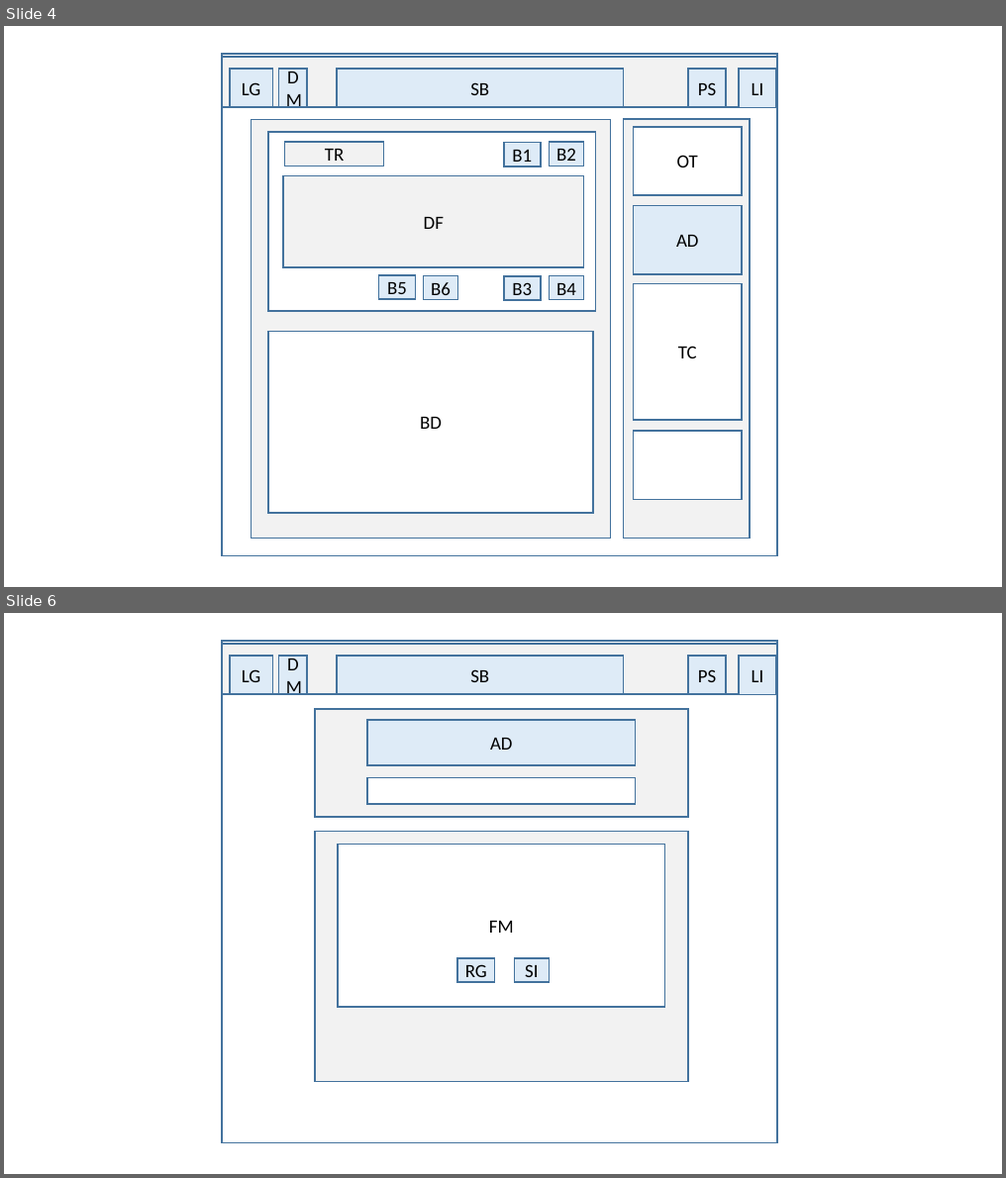
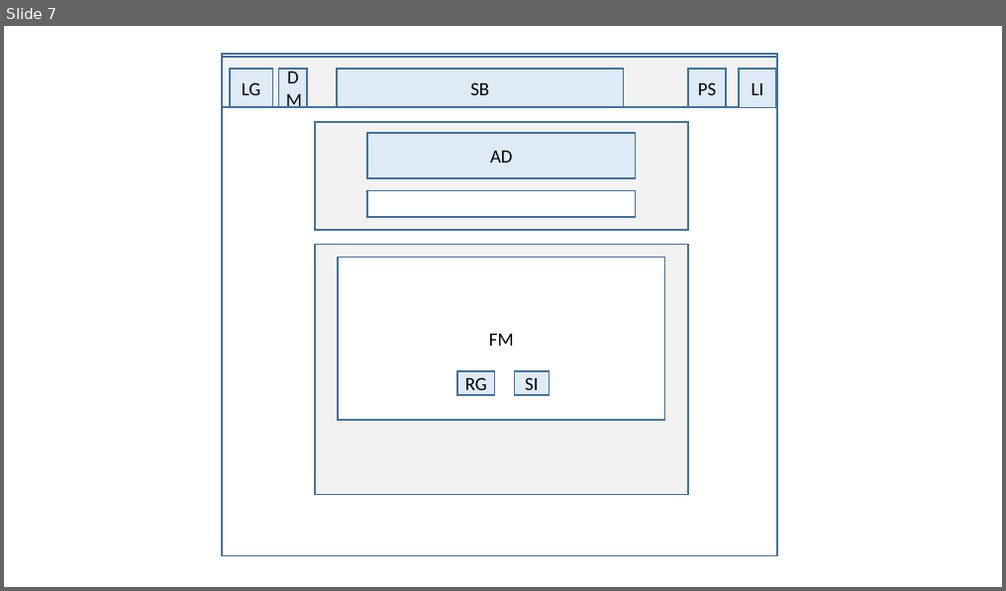
Before and after one commit to ThrownDice/UB, a slide deck: doc/layout(specification_in_slideNote).pptx. Shown one above the other, each under a label of ours: slides 4 and 6 before the commit, slide 7 after it; the slides between them are not shown. The pictures are 1006x1178 and 1006x591 pixels, drawn with LibreOffice and Linux fonts; fonts in the diff are those of the drawing. Boxes give left, top, right and bottom in pixels: in the first picture for what was removed or moved away, otherwise in the second. Text is boxed around its words. In the diff, an @@ line names an element or a change of style, - is before the commit and + after.

```diff
--- a/doc/layout(specification_in_slideNote).pptx
+++ b/doc/layout(specification_in_slideNote).pptx
@@ slide 4 removed at (x1=4, y1=26, x2=1002, y2=587), background #FFFFFF @@
@@ rectangle removed at (x1=222, y1=54, x2=777, y2=556) @@
@@ rectangle removed at (x1=222, y1=57, x2=777, y2=107) @@
@@ rectangle removed at (x1=230, y1=69, x2=272, y2=107) @@
-LG
@@ rectangle removed at (x1=279, y1=69, x2=307, y2=107) @@
-DM
@@ rectangle removed at (x1=338, y1=69, x2=624, y2=107) @@
-SB
@@ rectangle removed at (x1=688, y1=69, x2=727, y2=107) @@
-PS
@@ rectangle removed at (x1=739, y1=69, x2=776, y2=107) @@
-LI
@@ rectangle removed at (x1=252, y1=120, x2=611, y2=539) @@
@@ rectangle removed at (x1=268, y1=132, x2=595, y2=311) @@
@@ rectangle removed at (x1=285, y1=142, x2=383, y2=166) @@
-TR
@@ rectangle removed at (x1=504, y1=143, x2=541, y2=167) @@
-B1
@@ rectangle removed at (x1=549, y1=142, x2=583, y2=166) @@
-B2
@@ rectangle removed at (x1=623, y1=119, x2=749, y2=539) @@
@@ rectangle removed at (x1=633, y1=127, x2=742, y2=195) @@
-OT
@@ rectangle removed at (x1=283, y1=175, x2=583, y2=268) @@
-DF
@@ rectangle removed at (x1=633, y1=205, x2=742, y2=274) @@
-AD
@@ rectangle removed at (x1=378, y1=275, x2=415, y2=299) @@
-B5
@@ rectangle removed at (x1=423, y1=276, x2=457, y2=300) @@
-B6
@@ rectangle removed at (x1=504, y1=276, x2=541, y2=300) @@
-B3
@@ rectangle removed at (x1=549, y1=276, x2=583, y2=300) @@
-B4
@@ rectangle removed at (x1=633, y1=284, x2=742, y2=420) @@
-TC
@@ rectangle removed at (x1=268, y1=332, x2=593, y2=513) @@
-BD
@@ rectangle removed at (x1=633, y1=431, x2=742, y2=499) @@
@@ what was slide 6 is now slide 7 @@
```
Also in this commit, not shown: 2 slides changed, 4 slides added, 3 other slides removed, 2 other files.
